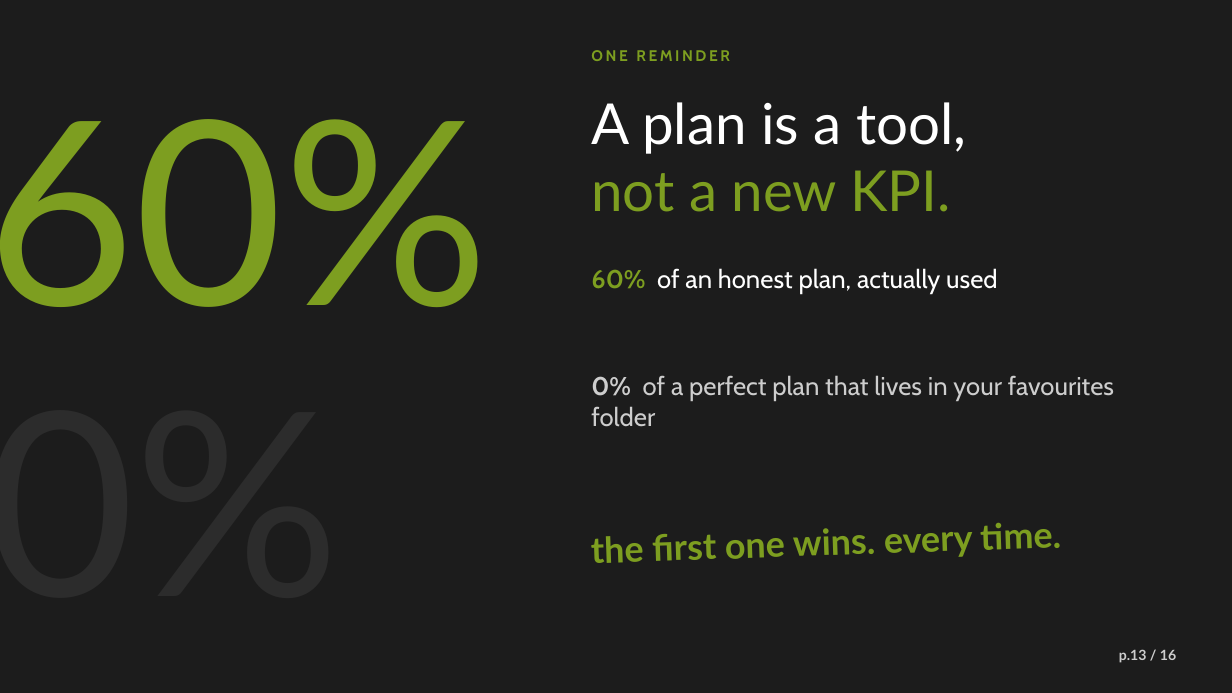
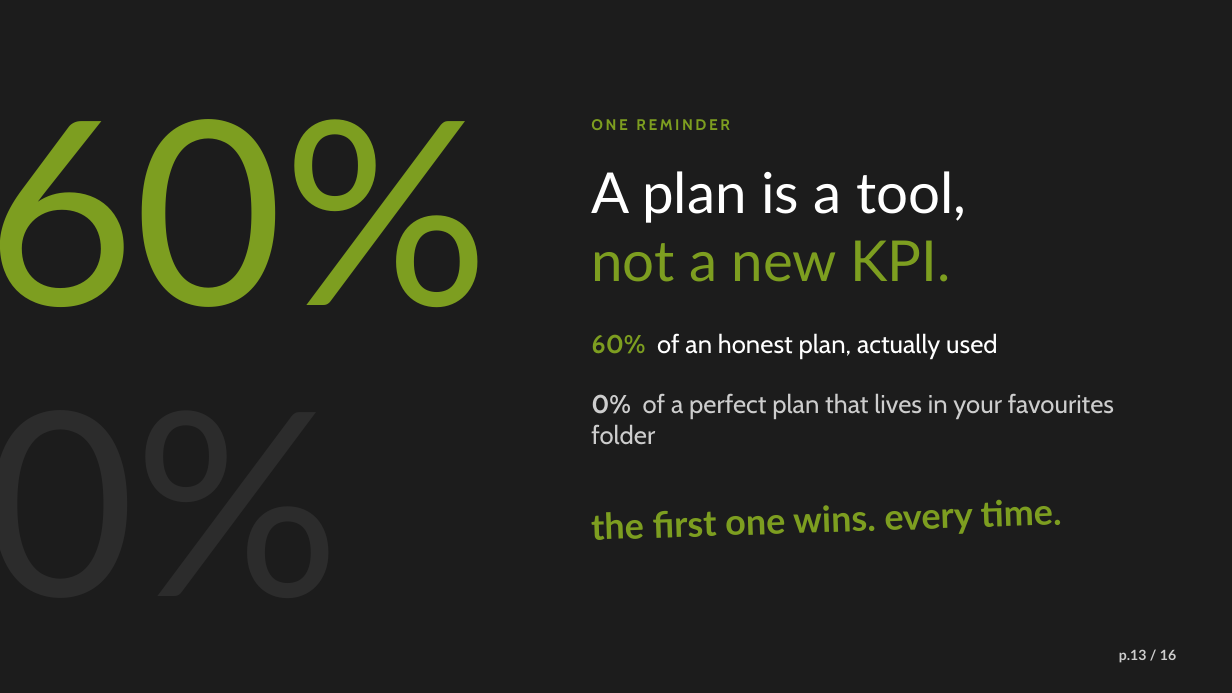
Before and after one commit to Kyson-CCHEN/English-presentation, a slide deck: slide 13 of Planning_Is_the_Pressure.pptx. Drawn at 1232x693 pixels with LibreOffice and Linux fonts; fonts in the diff are those of the drawing. Boxes give left, top, right and bottom in pixels: in the first picture for what was removed or moved away, otherwise in the second. Text is boxed around its words. In the diff, an @@ line names an element or a change of style, - is before the commit and + after.

```diff
--- a/Planning_Is_the_Pressure.pptx
+++ b/Planning_Is_the_Pressure.pptx
@@ text "ONE REMINDER": place and size @@
-text "ONE REMINDER" at [591,50,730,61]
+text "ONE REMINDER" at [591,119,730,130]
@@ text "A plan is a tool,": place and size @@
-text "A plan is a tool," at [591,102,966,212]
+text "A plan is a tool," at [591,171,966,282]
@@ text "60% of an honest plan, ...": place and size @@
-text "60% of an honest plan, ..." at [591,268,997,294]
+text "60% of an honest plan, ..." at [591,333,997,359]
@@ text "0% of a perfect plan ...": place and size @@
-text "0% of a perfect plan ..." at [591,375,1114,427]
+text "0% of a perfect plan ..." at [591,393,1114,445]
@@ text "the first one wins. every ...": place and size @@
-text "the first one wins. every ..." at [591,523,1062,563]
+text "the first one wins. every ..." at [592,500,1062,540]
```
Also in this commit, not shown: 9 other slides changed.
